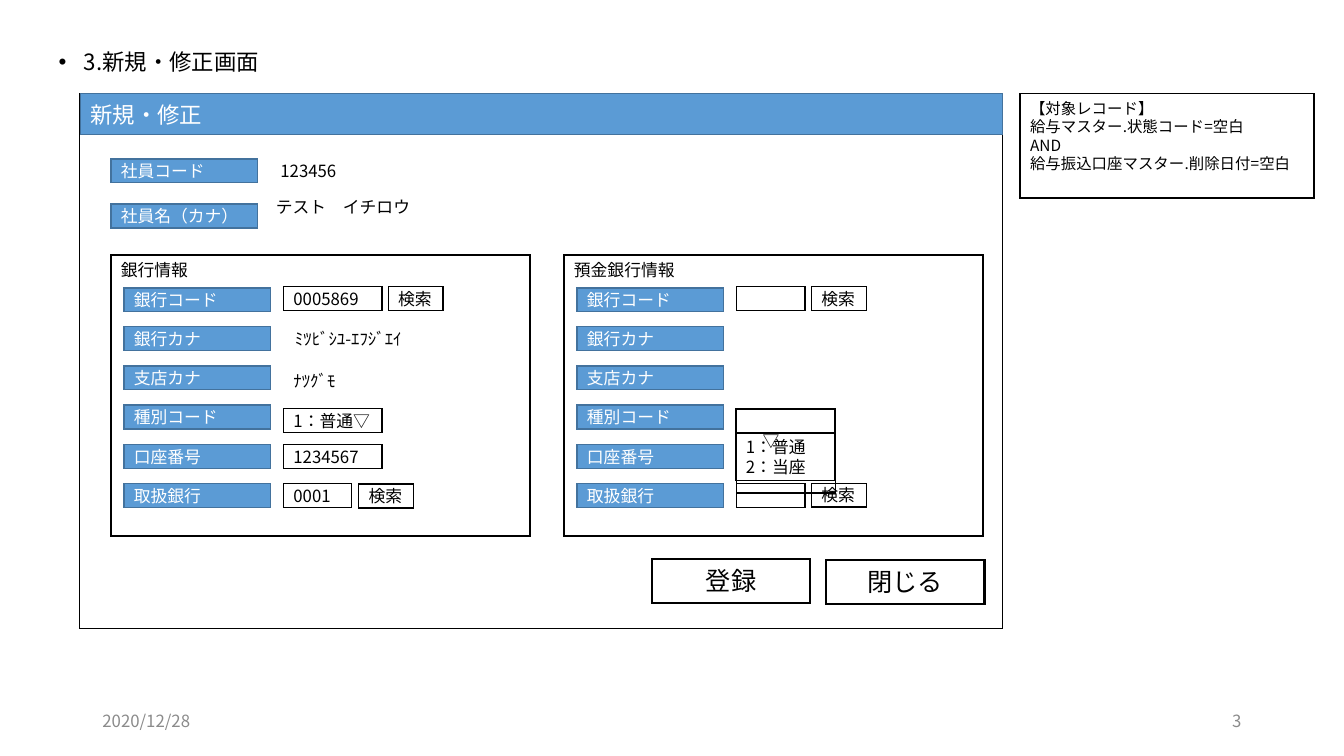
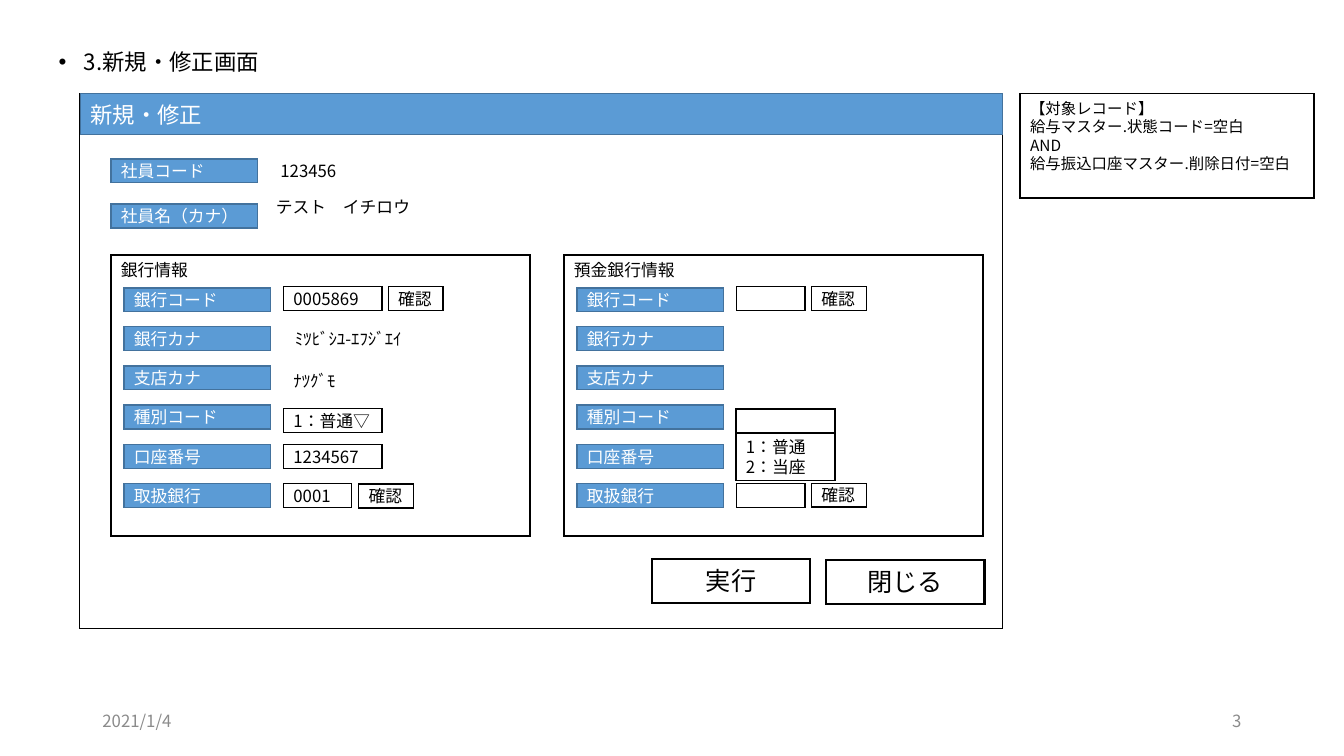
Before and after one commit to zaimuVB/zaimu, a slide deck: slide 3 of Doc/2.UI/経理DB/画面イメージ（経理DB）.pptx. Drawn at 1344x756 pixels with LibreOffice and Linux fonts; fonts in the diff are those of the drawing. Boxes give left, top, right and bottom in pixels: in the first picture for what was removed or moved away, otherwise in the second. Text is boxed around its words. In the diff, an @@ line names an element or a change of style, - is before the commit and + after.

```diff
--- a/Doc/2.UI/経理DB/画面イメージ（経理DB）.pptx
+++ b/Doc/2.UI/経理DB/画面イメージ（経理DB）.pptx
@@ text in rectangle at (398,291,432,307): text changed @@
-検索
+確認
@@ text in rectangle at (821,291,855,307): text changed @@
-検索
+確認
@@ rectangle removed at (737,469,836,493) @@
@@ text in rectangle at (369,488,403,504): text changed @@
-検索
+確認
@@ text in rectangle at (821,487,855,503): text changed @@
-検索
+確認
@@ text in rectangle at (706,568,756,592): text changed @@
-登録
+実行
@@ text at (102,714,171,730): text changed @@
-2020/12/28
+2021/1/4
```
Also in this commit, not shown: 6 other slides changed, 2 other files.
